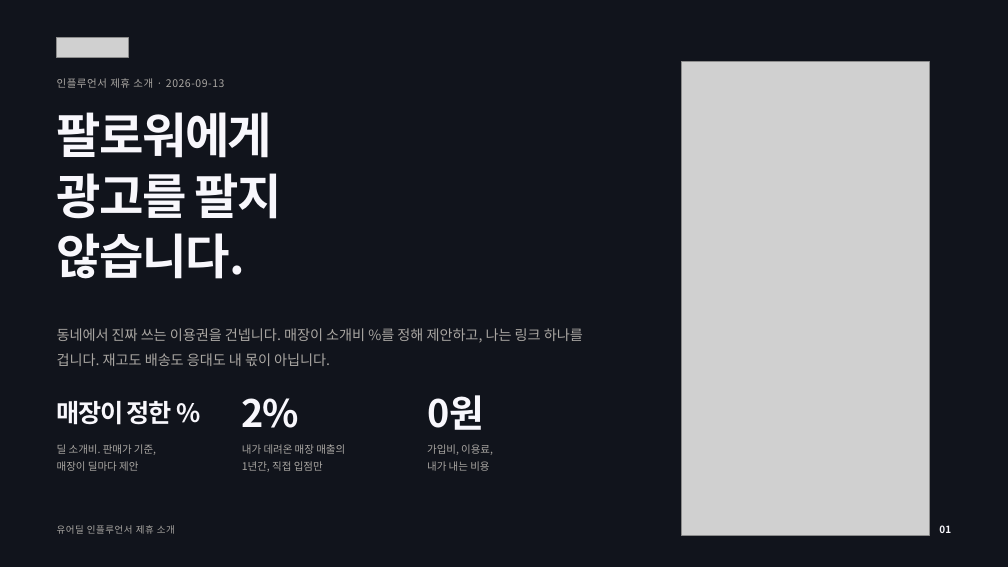
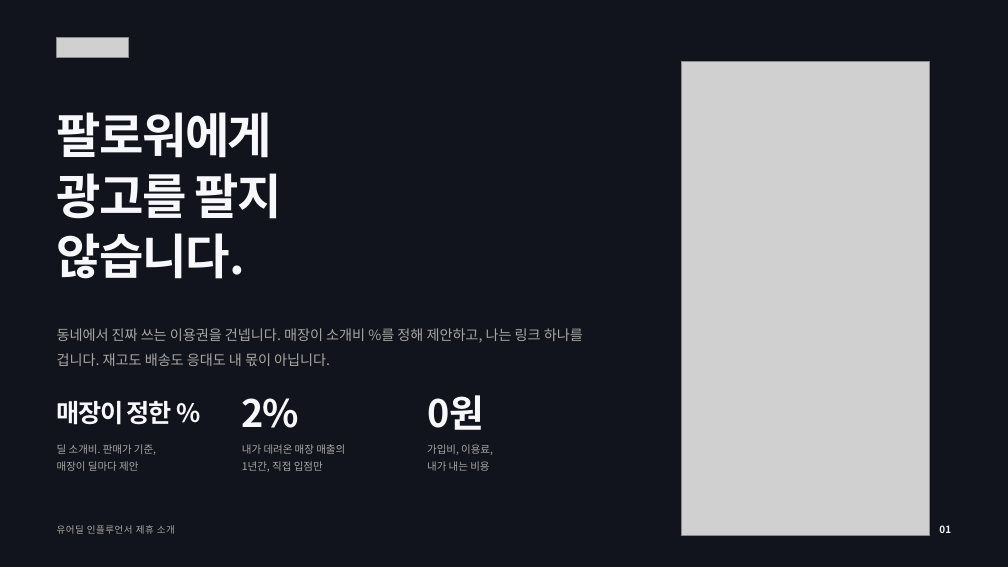
Before and after one commit to tobe2111/ur-live, a slide deck: slide 1 of docs/business/proposals/urdeal-influencer-deck.pptx. Drawn at 1008x567 pixels with LibreOffice and Linux fonts; fonts in the diff are those of the drawing; grey boxes stand for pictures. Boxes give left, top, right and bottom in pixels: in the first picture for what was removed or moved away, otherwise in the second. Text is boxed around its words. In the diff, an @@ line names an element or a change of style, - is before the commit and + after.

```diff
--- a/docs/business/proposals/urdeal-influencer-deck.pptx
+++ b/docs/business/proposals/urdeal-influencer-deck.pptx
@@ text removed at (x1=57, y1=78, x2=224, y2=88) @@
-인플루언서 제휴 소개 · 2026-09-13
```
Also in this commit, not shown: 1 other slide changed, 9 other files.
